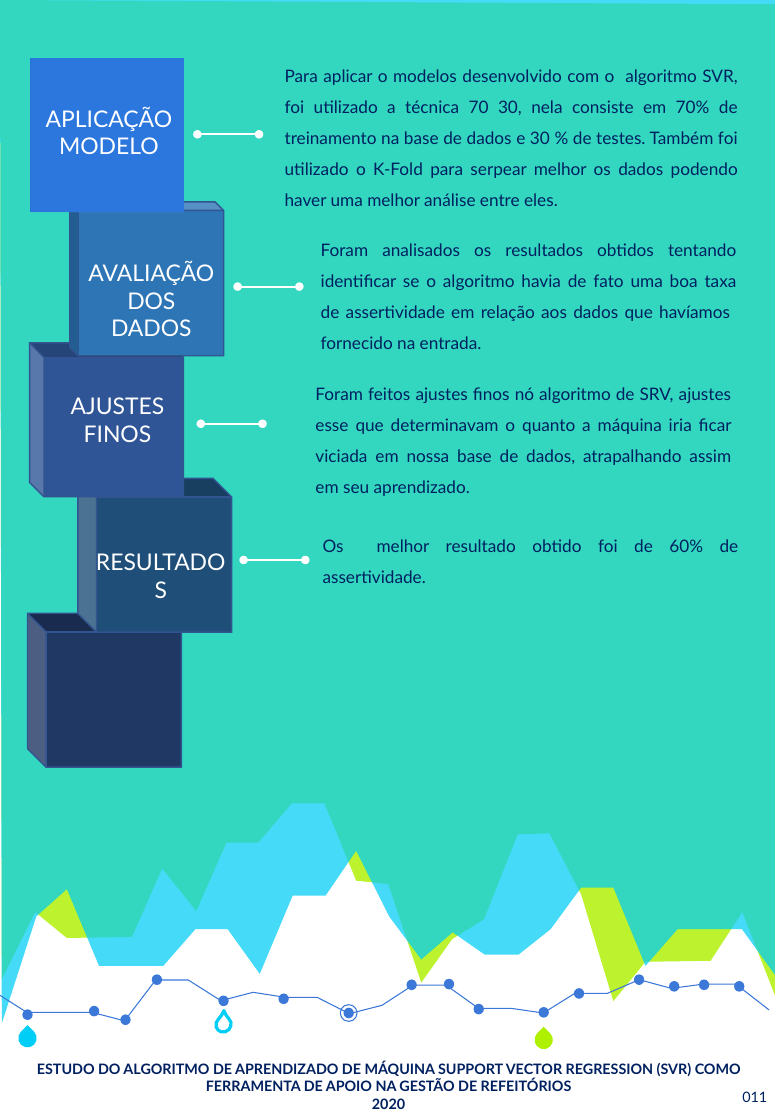
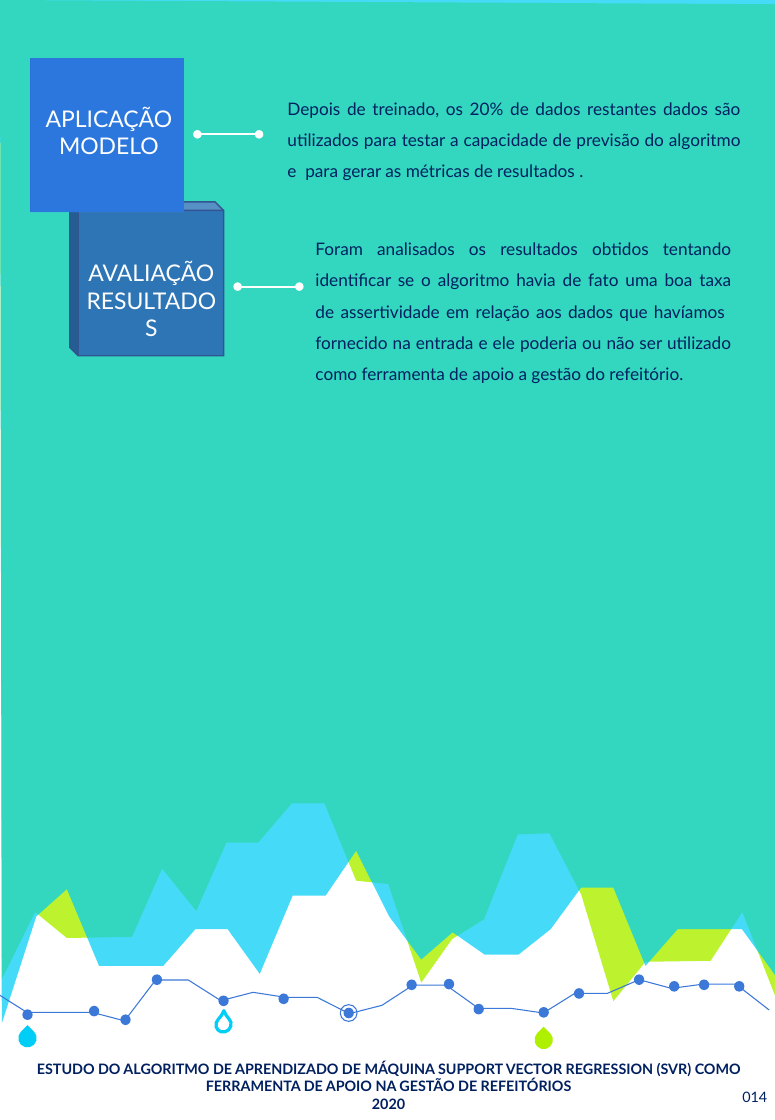
Before and after one commit to SrMartis/TCC1, a slide deck: slide 14 of Relatório Técnico - Revisão.pptx (slide 11 before the commit). Drawn at 775x1120 pixels with LibreOffice and Linux fonts; fonts in the diff are those of the drawing. Boxes give left, top, right and bottom in pixels: in the first picture for what was removed or moved away, otherwise in the second. Text is boxed around its words. In the diff, an @@ line names an element or a change of style, - is before the commit and + after.

```diff
--- a/Relatório Técnico - Revisão.pptx
+++ b/Relatório Técnico - Revisão.pptx
@@ text at bbox=[287, 102, 741, 180]: text changed @@
-Para aplicar o modelos desenvolvido com o algoritmo SVR, foi utilizado a técnica 70 30, nela consiste em 70% de treinamento na base de dados e 30 % de testes. Também foi utilizado o K-Fold para serpear melhor os dados podendo haver uma melhor análise entre eles.
+Depois de treinado, os 20% de dados restantes dados são utilizados para testar a capacidade de previsão do algoritmo e para gerar as métricas de resultados .
@@ text at bbox=[88, 261, 214, 285]: text changed @@
-AVALIAÇÃO DOS DADOS
+AVALIAÇÃO RESULTADOS
@@ text at bbox=[315, 242, 731, 383]: text changed @@
-Foram analisados os resultados obtidos tentando identificar se o algoritmo havia de fato uma boa taxa de assertividade em relação aos dados que havíamos fornecido na entrada.
+Foram analisados os resultados obtidos tentando identificar se o algoritmo havia de fato uma boa taxa de assertividade em relação aos dados que havíamos fornecido na entrada e ele poderia ou não ser utilizado como ferramenta de apoio a gestão do refeitório.
@@ cube removed at bbox=[30, 343, 184, 497] @@
@@ text removed at bbox=[315, 387, 732, 496] @@
-Foram feitos ajustes finos nó algoritmo de SRV, ajustes esse que determinavam o quanto a máquina iria ficar viciada em nossa base de dados, atrapalhando assim em seu aprendizado.
@@ text removed at bbox=[71, 397, 165, 442] @@
-AJUSTES FINOS
@@ double arrow removed from (200, 424) to (262, 424) @@
@@ cube removed at bbox=[77, 478, 231, 632] @@
@@ text removed at bbox=[323, 539, 739, 583] @@
-Os melhor resultado obtido foi de 60% de assertividade.
@@ text removed at bbox=[84, 542, 238, 581] @@
-RESULTADOS
@@ double arrow removed from (244, 560) to (305, 560) @@
@@ cube removed at bbox=[28, 613, 182, 767] @@
@@ page number at bbox=[742, 1091, 767, 1102]: text changed @@
-011
+014
```
Also in this commit, not shown: 7 other slides changed, 4 slides added.
